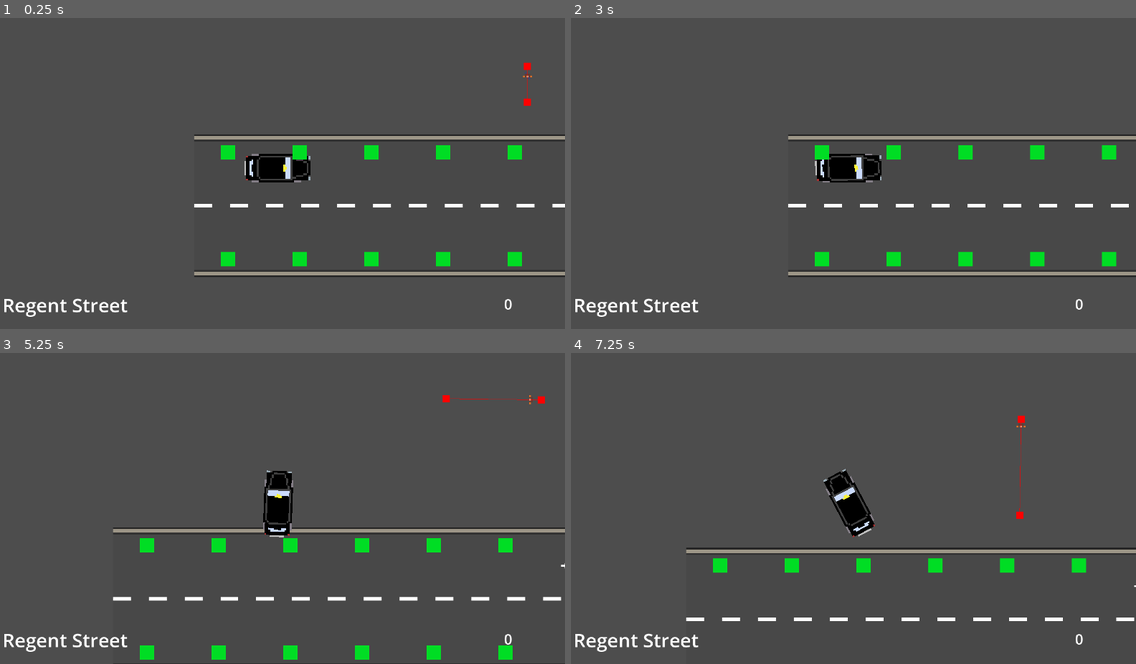
Above: before the commit, frames 1-4 (two rows, left to right).
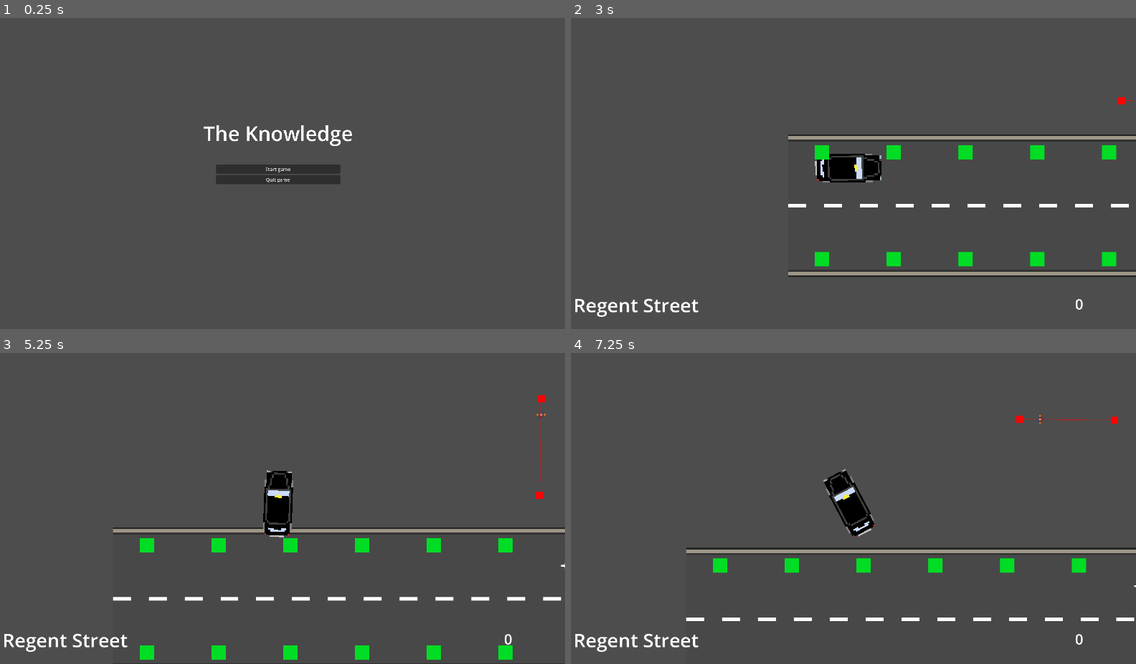
Above: after the commit, the same moments.

Repository: Samwalton9/HackneyCarriage
Game: Godot game, scene res://Menus/main_menu.tscn
Two runs of this game, one before a commit and one after it. Both use one fixed random seed, a clock stepped at 60 frames per second and the inputs below. Before the commit the project starts from res://main.tscn.
Inputs (mouse positions are in pixels of both pictures, inside the frame that each line leads up to):
- Up to frame 1 (0.25 s): no input
- Up to frame 2 (3 s): click (847, 170) at 0.5 s, where only the run after the commit has a clickable "Start game"; hold Right (ui_right) 1.28-2.03 s; tap Enter at 2 s; hold Down (ui_down) 2.03-2.78 s; hold Right (ui_right) from 2.78 s (still down)
- Up to frame 3 (5.25 s): tap Space at 3.5 s; release Right (ui_right) at 3.53 s; hold Up (ui_up) 3.53-4.28 s; hold Left (ui_left) from 4.28 s (still down)
- Up to frame 4 (7.25 s): release Left (ui_left) at 5.78 s; hold Down (ui_down) 5.78-6.53 s; hold Right (ui_right) from 6.53 s (still down)

The runs differ from the first frame. In frame 1, 6.8% of the frame differs, in the area x 0-100%, y 14-97%; in frame 2, less than 0.1%; in frame 3, 0.2%; in frame 4, 0.2%.

Commit message:
Add basic start menu

Diff:
--- /dev/null
+++ b/Menus/main_menu.gd
@@ -0,0 +1,9 @@
+extends Control
+
+
+func _on_start_button_pressed() -> void:
+	get_tree().change_scene_to_file("res://main.tscn")
+
+
+func _on_quit_button_pressed() -> void:
+	get_tree().quit()
--- /dev/null
+++ b/Menus/main_menu.tscn
@@ -0,0 +1,53 @@
+[gd_scene load_steps=2 format=3 uid="uid://dxpr4ksugp4l7"]
+
+[ext_resource type="Script" path="res://Menus/main_menu.gd" id="1_gokqh"]
+
+[node name="MainMenu" type="Control"]
+layout_mode = 3
+anchors_preset = 15
+anchor_right = 1.0
+anchor_bottom = 1.0
+grow_horizontal = 2
+grow_vertical = 2
+script = ExtResource("1_gokqh")
+
+[node name="VBoxContainer" type="VBoxContainer" parent="."]
+layout_mode = 1
+anchors_preset = 8
+anchor_left = 0.5
+anchor_top = 0.5
+anchor_right = 0.5
+anchor_bottom = 0.5
+offset_left = -208.0
+offset_top = -12.0
+offset_right = 208.0
+offset_bottom = 220.0
+grow_horizontal = 2
+grow_vertical = 2
+
+[node name="StartButton" type="Button" parent="VBoxContainer"]
+layout_mode = 2
+text = "Start game"
+
+[node name="QuitButton" type="Button" parent="VBoxContainer"]
+layout_mode = 2
+text = "Quit game"
+
+[node name="Label" type="Label" parent="."]
+layout_mode = 1
+anchors_preset = 8
+anchor_left = 0.5
+anchor_top = 0.5
+anchor_right = 0.5
+anchor_bottom = 0.5
+offset_left = -249.5
+offset_top = -164.0
+offset_right = 249.5
+offset_bottom = -71.0
+grow_horizontal = 2
+grow_vertical = 2
+theme_override_font_sizes/font_size = 68
+text = "The Knowledge"
+
+[connection signal="pressed" from="VBoxContainer/StartButton" to="." method="_on_start_button_pressed"]
+[connection signal="pressed" from="VBoxContainer/QuitButton" to="." method="_on_quit_button_pressed"]
--- a/project.godot
+++ b/project.godot
@@ -11,7 +11,7 @@
 [application]
 
 config/name="HackneyCarriage"
-run/main_scene="res://main.tscn"
+run/main_scene="res://Menus/main_menu.tscn"
 config/features=PackedStringArray("4.2", "Forward Plus")
 config/icon="res://icon.svg"
 
